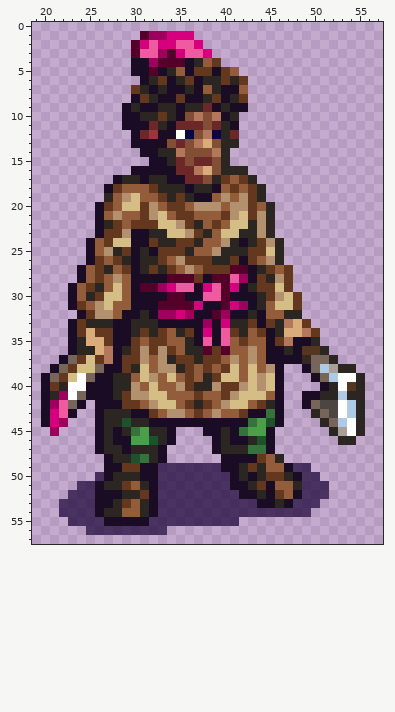
Sprite sheet, stored at images/units/slavs/builder.png. Above: the version before the commit.
The file is 72x72 pixels. Shown: x 19..57, y 0..57. The old version is drawn lined up with the new one.
The same view after the edit:
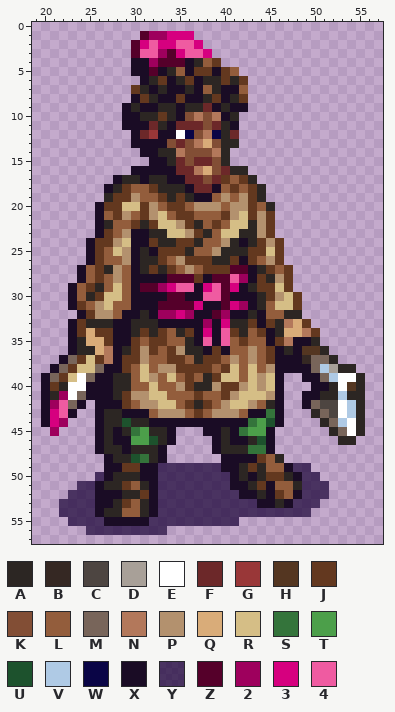
Palette (. is transparent): A #2c2623  B #352823  C #4d4541  D #a8a098  E #ffffff  F #6c2829  G #993738  H #543621  J #63381f  K #824e35  L #935d3c  M #78655a  N #b3785b  P #b3916e  Q #d9ac79  R #d5be86  S #34743b  T #4c9f4a  U #1d522d  V #afcae5  W #0a0546  X #1a0c25  Y #160034b3  Z #55002a  2 #9e005d  3 #d6007f  4 #ef5ba1
Changes in this commit:
whole drawing moved by +1,-2 (the old picture is shown already moved)
@@ x 24..48 @@
 15 ........XXAFKFFKA........
-16 ......XXXXXFFNQKAAA......
-17 ....XAAXAAXXFFKAJLJA.....
-18 ...XJLLLJAAAXAAXLJLJA....
-19 ...ALPRLLJAJAXXLPLPJA....
-20 ..XJLRRJPLJJLPPPLPPJLA...
-21 ..XLPLLJPRLJJLLLJPRJPA...
-22 ..XAJLJJJRRPJALJLRRAPA...
-23 ..XJJPXXAARRPJALRRAAPA...
-24 .XLJRRXXJAAJJALLPAXAJPA..
-25 .XLPAJXAXJJJALLPAAAJJRA..
-26 .XJLJAXAAJLPJJJAAJXJLPA..
-27 XLJALJXAJAJLPLJJJZZXAJLJ.
+16 ......XXXXXFFNQKFAA......
+17 ....XAAXAAXXFFKFJLJA.....
+18 ...XAJLLJAAAXFFXLJLJA....
+19 ...AJJPLLJAJAXXLPLPJA....
+20 ..XJJRRJPLJJLPPPLPPJLA...
+21 ..XLJPLJPRLJJLLLJPRJPJ...
+22 ..XALLJAJRRPJALJLRRAPJ...
+23 ..XJLPXXAARRPJALRRAAPJ...
+24 .XJJPRXXJAAJJALLPAXAJPJ..
+25 .XJLRPXAXJJJALLPAAAJJRJ..
+26 .XJLLPXAAJLPJJJAAJXJLPJ..
+27 XLJAPLXAJAJLPLJJJZZXAJLJ.
 28 XLJLPLXXXXZZZJXZZ42XJAPJ.
@@ x 19..57 @@
 35 ....XAQQJXXJLJJLLAX4X4LJLLXJNXXA.......
-36 ....XAAQNXAJPJPJLAAZJZLLPLXXAXHHA......
-37 ...XMJRJNXJJPLPAJJAJJLPLPLXXXXBMMA.....
-38 ..XMJRRMXXJARLPPAJLJLJRLRLPX..XMVDAA...
-39 .XMJREMXXAALRPLRLJLAJRRLRPRX...XMVEEA..
-40 .XJAEEXXXAAPLRLLPJAAPJJPRPRX....XAEHA..
-41 .XA2EMXXXAJPPRRLLLJLLJPRRRLX..XXAAVAA..
-42 .X24MX.XXXJJLPRRLJAJLPRRLJAX..XMCCEVA..
-43 .X34X..XAAAXXJLPPLJLPLLJXXSX...AMCEVA..
+36 ....XAAQNXAJPJLJPAAXJXLLPLJXAXHHA......
+37 ...XMJRJNXJJPLLJJLAJJLPLPLJXXXBMMA.....
+38 ..XMJRRMXXJLRLPPJJJJLJRLRLPXXXXMVDAA...
+39 .XMJREMXXAALRPLRLJLAJRRLRPRX..XXMVEEA..
+40 .XJAEEXXXAALLRLLPJAAPJJPRPRX...XXAEHA..
+41 .XA2EMXXXAJPPRRLLLJLLJPRRRPX..XXAAVAA..
+42 .X24MX.XXXJLPPRRLJAJLPRRPLAX..XMCCEVA..
+43 .X34X..XAAXXXLPPPLJLPPPLXXSX...AMCEVA..
 44 .X32...XAAUAAXXXXXXXXXXXSTUX....AMVEA..
-45 ..2....XAXASTAAX...XXAXSTTX......ADEA..
+45 ..2....XAXASTAAX...XXAXSTTX......AMEA..
 46 .......XAXXTTUAX....XAXXAUX.......AA...
Where, in picture pixels (left, top, right, bottom), the same in both pictures:
changed: (194, 166, 230, 193)
changed: (95, 184, 149, 274)
changed: (266, 211, 284, 265)
changed: (122, 346, 320, 418)
changed: (338, 427, 347, 436)
